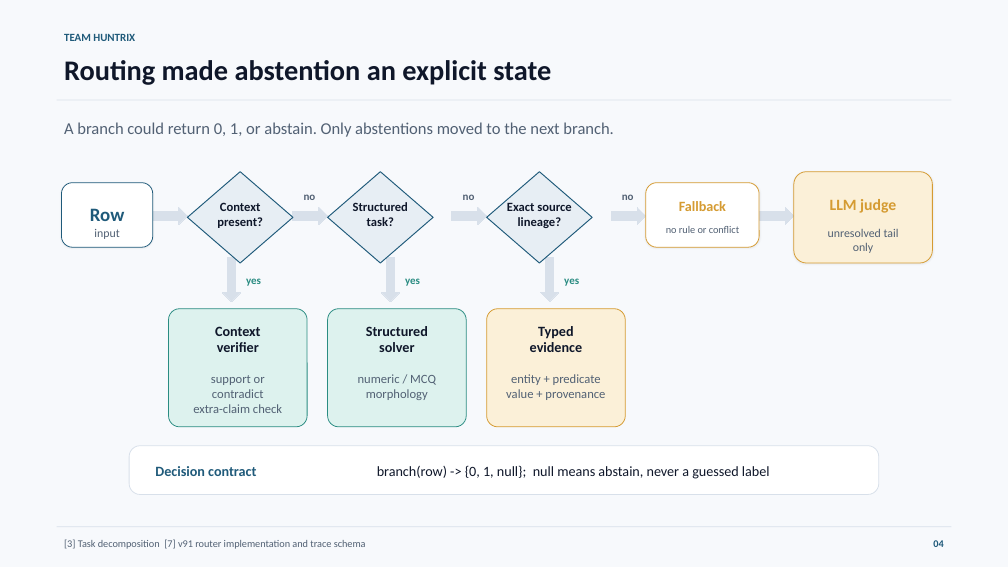
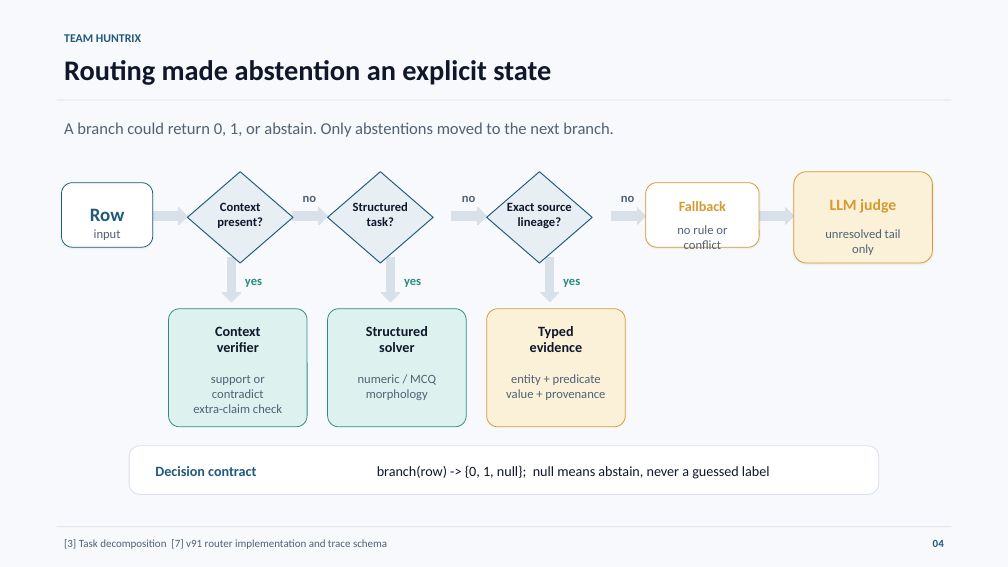
Before and after one commit to Seyamalam/bengali-hallucination-v91-submission, a slide deck: slide 4 of presentation/Huntrix_Final_Presentation.pptx. Drawn at 1008x567 pixels with LibreOffice and Linux fonts; fonts in the diff are those of the drawing. Boxes give left, top, right and bottom in pixels: in the first picture for what was removed or moved away, otherwise in the second. Text is boxed around its words. In the diff, an @@ line names an element or a change of style, - is before the commit and + after.

```diff
--- a/presentation/Huntrix_Final_Presentation.pptx
+++ b/presentation/Huntrix_Final_Presentation.pptx
@@ text "TEAM HUNTRIX" at (x1=64, y1=34, x2=141, y2=42): size 10.5 to 11.2 pt @@
@@ text "input" at (x1=94, y1=229, x2=121, y2=240): size 11.2 to 12 pt @@
@@ text "no rule or conflict" at (x1=677, y1=225, x2=727, y2=249): size 9.8 to 12 pt @@
@@ text "unresolved tail" at (x1=825, y1=229, x2=901, y2=255): size 11.2 to 12 pt @@
@@ size 10.5 to 12 pt in 6 elements at (x1=303, y1=196, x2=317, y2=202), (x1=462, y1=196, x2=476, y2=202), (x1=621, y1=196, x2=635, y2=202), (x1=245, y1=279, x2=262, y2=287), (x1=404, y1=279, x2=421, y2=287), (x1=563, y1=279, x2=580, y2=287) @@
@@ text "[3] Task decomposition [7] v91 ..." at (x1=64, y1=539, x2=387, y2=549): size 9.8 to 10.5 pt @@
@@ text "04" at (x1=933, y1=540, x2=944, y2=547): size 9.8 to 10.5 pt @@
```
Also in this commit, not shown: 12 other slides changed, 2 slides added, 2 slides removed, 2 other files.
